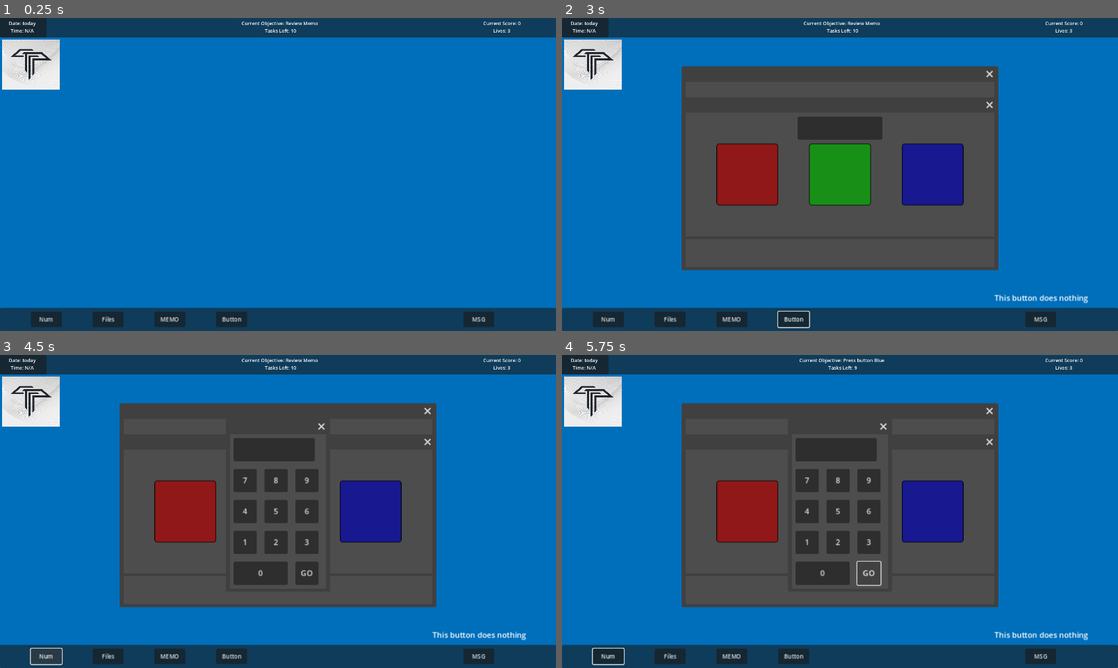
Above: before the commit, frames 1-4 (two rows, left to right).
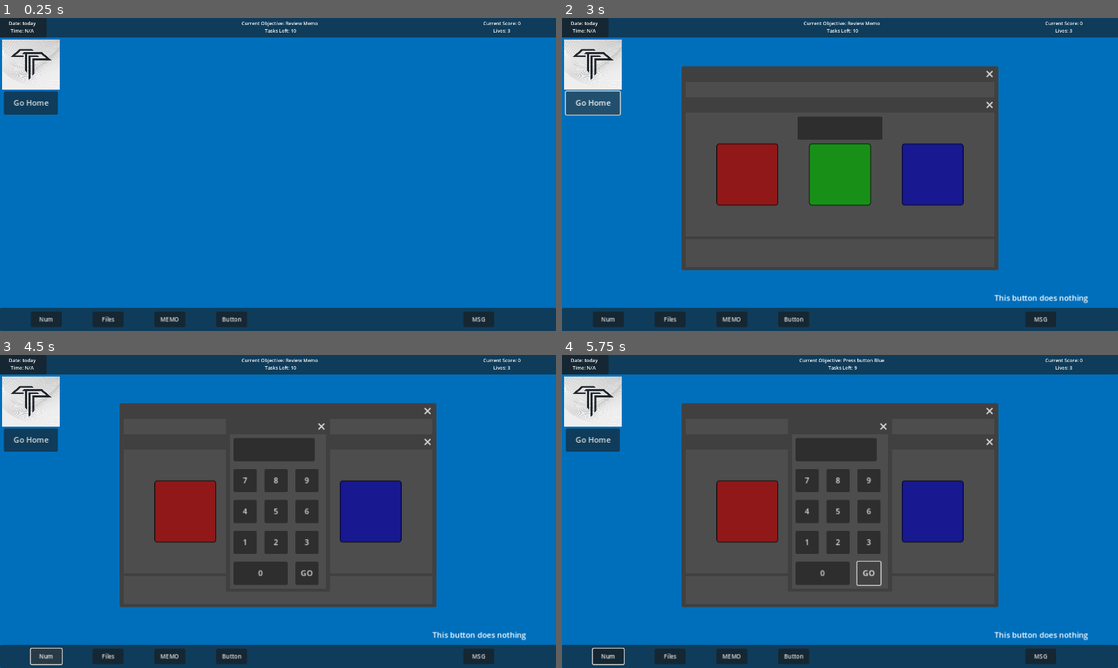
Above: after the commit, the same moments.

Repository: andrewpressman/Operation-OS
Game: Godot game, scene res://Work/WorkDesktop.tscn
Same seed, same stepped clock (60 frames per second), same inputs: the game is played once before the commit and once after it. Before the commit the project starts from res://WorkDesktop.tscn.
Inputs (mouse positions are in pixels of both pictures, inside the frame that each line leads up to):
- Up to frame 1 (0.25 s): no input
- Up to frame 2 (3 s): click "Files" at 0.5 s; click "MSG" at 1.25 s; click "Button" at 2 s; click (595, 102) at 2.75 s, where only the run after the commit has a clickable "Go Home"
- Up to frame 3 (4.5 s): click (33, 439) at 3.5 s, where only the run after the commit has a clickable "Go Home"; click "Num" at 4.25 s
- Up to frame 4 (5.75 s): click "GO" at 5 s

The runs differ from the first frame. In frame 1, 0.7% of the frame differs, in the area x 0-11%, y 23-31%; in frame 2, 0.9%, in the area x 0-45%, y 23-100%; in frame 3, 0.7%; in frame 4, 0.7%.

Commit message:
Outlined Home screen layout
started work on secondary gameplay loop
reorganized file names and locations for ease of use

Diff:
--- /dev/null
+++ b/Home/HomeController.gd
@@ -0,0 +1,17 @@
+extends Node2D
+
+
+# Called when the node enters the scene tree for the first time.
+func _ready() -> void:
+	$Finances.visible = false
+	$Files.visibile = false
+
+
+
+
+
+func FinancesButton():
+	$Finances.visible = !$Finances.visible
+
+func FilesButton():
+	$Files.visible = !$Files.visible
--- /dev/null
+++ b/Home/finances.gd
@@ -0,0 +1,6 @@
+extends Panel
+
+
+# Called when the node enters the scene tree for the first time.
+func _ready() -> void:
+	pass # Replace with function body.
--- a/HomeDesktop.tscn
+++ /dev/null
@@ -1,92 +0,0 @@
-[gd_scene load_steps=2 format=3 uid="uid://b7ona7h1qsp11"]
-
-[ext_resource type="Texture2D" uid="uid://c7ecxux7xtje8" path="res://Assets/Images/TempTorrN.jpg" id="1_p2b6y"]
-
-[node name="Node2D" type="Node2D"]
-
-[node name="Background" type="ColorRect" parent="."]
-offset_right = 1152.0
-offset_bottom = 648.0
-color = Color(0, 0.435294, 0.733333, 1)
-
-[node name="Taskbar" type="Panel" parent="."]
-offset_top = 600.0
-offset_right = 1152.0
-offset_bottom = 648.0
-
-[node name="UnlockedFiles" type="Button" parent="Taskbar"]
-layout_mode = 0
-offset_left = 64.0
-offset_top = 8.0
-offset_right = 128.0
-offset_bottom = 40.0
-theme_override_font_sizes/font_size = 12
-text = "Files"
-
-[node name="Finances" type="Button" parent="Taskbar"]
-layout_mode = 0
-offset_left = 192.0
-offset_top = 8.0
-offset_right = 256.0
-offset_bottom = 40.0
-rotation = 0.00132338
-theme_override_font_sizes/font_size = 12
-text = "Finances"
-
-[node name="Messenger" type="Button" parent="Taskbar"]
-visible = false
-layout_mode = 0
-offset_left = 960.0
-offset_top = 8.0
-offset_right = 1024.0
-offset_bottom = 40.0
-theme_override_font_sizes/font_size = 12
-text = "MSG"
-
-[node name="Header" type="Panel" parent="."]
-offset_right = 2304.0
-offset_bottom = 80.0
-scale = Vector2(0.5, 0.5)
-
-[node name="Clock" type="Panel" parent="Header"]
-layout_mode = 0
-offset_right = 192.0
-offset_bottom = 80.0
-
-[node name="Label" type="Label" parent="Header/Clock"]
-layout_mode = 0
-offset_top = 8.0
-offset_right = 184.0
-offset_bottom = 67.0
-theme_override_font_sizes/font_size = 20
-text = "Date: today
-Time: N/A"
-horizontal_alignment = 1
-vertical_alignment = 1
-
-[node name="ObjectiveText" type="Label" parent="Header"]
-layout_mode = 0
-offset_left = 784.0
-offset_top = 8.0
-offset_right = 1536.0
-offset_bottom = 56.0
-theme_override_font_sizes/font_size = 20
-text = "Current Objetive:"
-horizontal_alignment = 1
-vertical_alignment = 1
-
-[node name="Score" type="Label" parent="Header"]
-layout_mode = 0
-offset_left = 2000.0
-offset_top = 8.0
-offset_right = 2160.0
-offset_bottom = 56.0
-theme_override_font_sizes/font_size = 20
-text = "Score:"
-horizontal_alignment = 1
-vertical_alignment = 1
-
-[node name="Logo" type="Sprite2D" parent="."]
-position = Vector2(64, 96)
-scale = Vector2(0.3, 0.26)
-texture = ExtResource("1_p2b6y")
--- /dev/null
+++ b/Work/HomeDesktop.tscn
@@ -0,0 +1,214 @@
+[gd_scene load_steps=4 format=3 uid="uid://b7ona7h1qsp11"]
+
+[ext_resource type="Script" path="res://Home/HomeController.gd" id="1_ajhhb"]
+[ext_resource type="Texture2D" uid="uid://c7ecxux7xtje8" path="res://Assets/Images/TempTorrN.jpg" id="2_jwsf8"]
+[ext_resource type="Script" path="res://Home/finances.gd" id="3_g7ciq"]
+
+[node name="HomeScreen" type="Node2D"]
+script = ExtResource("1_ajhhb")
+
+[node name="Background" type="ColorRect" parent="."]
+offset_right = 1152.0
+offset_bottom = 648.0
+color = Color(2.64719e-07, 0.511858, 0.191942, 1)
+metadata/_edit_lock_ = true
+
+[node name="Taskbar" type="Panel" parent="."]
+offset_top = 600.0
+offset_right = 1152.0
+offset_bottom = 648.0
+
+[node name="UnlockedFiles" type="Button" parent="Taskbar"]
+layout_mode = 0
+offset_left = 64.0
+offset_top = 8.0
+offset_right = 128.0
+offset_bottom = 40.0
+theme_override_font_sizes/font_size = 12
+text = "Files"
+
+[node name="Finances" type="Button" parent="Taskbar"]
+layout_mode = 0
+offset_left = 192.0
+offset_top = 8.0
+offset_right = 256.0
+offset_bottom = 40.0
+rotation = 0.00132338
+theme_override_font_sizes/font_size = 12
+text = "Finances"
+
+[node name="Messenger" type="Button" parent="Taskbar"]
+visible = false
+layout_mode = 0
+offset_left = 960.0
+offset_top = 8.0
+offset_right = 1024.0
+offset_bottom = 40.0
+theme_override_font_sizes/font_size = 12
+text = "MSG"
+
+[node name="Button" type="Button" parent="Taskbar"]
+layout_mode = 0
+offset_left = 896.0
+offset_top = 8.0
+offset_right = 1088.0
+offset_bottom = 40.0
+text = "Go to work"
+
+[node name="Header" type="Panel" parent="."]
+offset_right = 2304.0
+offset_bottom = 80.0
+scale = Vector2(0.5, 0.5)
+
+[node name="Clock" type="Panel" parent="Header"]
+layout_mode = 0
+offset_right = 192.0
+offset_bottom = 80.0
+
+[node name="Label" type="Label" parent="Header/Clock"]
+layout_mode = 0
+offset_top = 8.0
+offset_right = 184.0
+offset_bottom = 67.0
+theme_override_font_sizes/font_size = 20
+text = "Date: today
+Time: N/A"
+horizontal_alignment = 1
+vertical_alignment = 1
+
+[node name="ObjectiveText" type="Label" parent="Header"]
+layout_mode = 0
+offset_left = 784.0
+offset_top = 8.0
+offset_right = 1536.0
+offset_bottom = 56.0
+theme_override_font_sizes/font_size = 20
+text = "Current Objetive:"
+horizontal_alignment = 1
+vertical_alignment = 1
+
+[node name="Score" type="Label" parent="Header"]
+layout_mode = 0
+offset_left = 2000.0
+offset_top = 8.0
+offset_right = 2160.0
+offset_bottom = 56.0
+theme_override_font_sizes/font_size = 20
+text = "Score:"
+horizontal_alignment = 1
+vertical_alignment = 1
+
+[node name="Logo" type="Sprite2D" parent="."]
+position = Vector2(38.5153, 71.4592)
+rotation = 3.14159
+scale = Vector2(0.172577, 0.137296)
+texture = ExtResource("2_jwsf8")
+
+[node name="Finances" type="Panel" parent="."]
+offset_left = 512.0
+offset_top = 64.0
+offset_right = 1088.0
+offset_bottom = 576.0
+script = ExtResource("3_g7ciq")
+metadata/_edit_lock_ = true
+
+[node name="Money" type="Panel" parent="Finances"]
+layout_mode = 0
+offset_left = 16.0
+offset_top = 16.0
+offset_right = 192.0
+offset_bottom = 64.0
+
+[node name="Label" type="Label" parent="Finances/Money"]
+layout_mode = 0
+offset_right = 176.0
+offset_bottom = 48.0
+text = "Current Money: XXX"
+horizontal_alignment = 1
+vertical_alignment = 1
+
+[node name="Stats" type="Panel" parent="Finances"]
+layout_mode = 0
+offset_left = 384.0
+offset_top = 16.0
+offset_right = 552.0
+offset_bottom = 192.0
+
+[node name="Label" type="Label" parent="Finances/Stats"]
+layout_mode = 0
+offset_left = 40.0
+offset_top = 16.0
+offset_right = 128.0
+offset_bottom = 112.0
+theme_override_font_sizes/font_size = 13
+text = "Health: XX
+
+Hunger: XX
+
+Security: XX
+
+Debt: XX"
+
+[node name="Bills" type="Panel" parent="Finances"]
+layout_mode = 0
+offset_left = 64.0
+offset_top = 128.0
+offset_right = 352.0
+offset_bottom = 448.0
+
+[node name="CheckBox" type="CheckBox" parent="Finances/Bills"]
+layout_mode = 0
+offset_left = 32.0
+offset_top = 40.0
+offset_right = 139.0
+offset_bottom = 71.0
+text = " Rent: XXX"
+
+[node name="CheckBox2" type="CheckBox" parent="Finances/Bills"]
+layout_mode = 0
+offset_left = 32.0
+offset_top = 80.0
+offset_right = 141.0
+offset_bottom = 111.0
+text = " Food: XXX"
+
+[node name="CheckBox3" type="CheckBox" parent="Finances/Bills"]
+layout_mode = 0
+offset_left = 32.0
+offset_top = 120.0
+offset_right = 145.0
+offset_bottom = 151.0
+text = " Meds: XXX"
+
+[node name="CheckBox4" type="CheckBox" parent="Finances/Bills"]
+layout_mode = 0
+offset_left = 32.0
+offset_top = 160.0
+offset_right = 165.0
+offset_bottom = 191.0
+text = " Security: XXX"
+
+[node name="Label" type="Label" parent="Finances/Bills"]
+layout_mode = 0
+offset_left = 32.0
+offset_top = 264.0
+offset_right = 165.0
+offset_bottom = 287.0
+text = "Amount Due: xxx"
+
+[node name="Pay" type="Button" parent="Finances"]
+layout_mode = 0
+offset_left = 384.0
+offset_top = 384.0
+offset_right = 512.0
+offset_bottom = 448.0
+text = "Pay bills"
+
+[node name="Files" type="Panel" parent="."]
+offset_left = 80.0
+offset_top = 64.0
+offset_right = 448.0
+offset_bottom = 576.0
+
+[connection signal="pressed" from="Taskbar/UnlockedFiles" to="." method="FilesButton"]
+[connection signal="pressed" from="Taskbar/Finances" to="." method="FinancesButton"]
--- a/WorkDesktop.tscn
+++ b/Work/WorkDesktop.tscn
@@ -1,6 +1,6 @@
 [gd_scene load_steps=3 format=3 uid="uid://c7orqndgslsdv"]
 
-[ext_resource type="Script" path="res://DesktopController.gd" id="1_efasj"]
+[ext_resource type="Script" path="res://Work/WorkController.gd" id="1_efasj"]
 [ext_resource type="Texture2D" uid="uid://c7ecxux7xtje8" path="res://Assets/Images/TempTorrN.jpg" id="2_i3hxq"]
 
 [node name="WorkScreen" type="Node2D"]
@@ -140,9 +140,15 @@
 offset_bottom = 591.0
 text = "This button does nothing"
 
+[node name="Button" type="Button" parent="."]
+offset_left = 8.0
+offset_top = 152.0
+offset_right = 120.0
+offset_bottom = 200.0
+text = "Go Home"
+
 [connection signal="pressed" from="Taskbar/NumberPad" to="." method="DisplayNumpad"]
 [connection signal="pressed" from="Taskbar/FileManager" to="." method="DisplayFileManager"]
 [connection signal="pressed" from="Taskbar/Messenger" to="." method="DisplayMessages"]
 [connection signal="pressed" from="Taskbar/Requests" to="." method="DisplayRequest"]
 [connection signal="pressed" from="Taskbar/Buttons" to="." method="DisplayButtons"]
-[connection signal="timeout" from="Timer" to="." method="_on_timer_timeout"]
--- a/global_Variables.gd
+++ b/global_Variables.gd
@@ -1,6 +1,22 @@
 extends Node
 
+#Work variables
 var Score : int
 var CurrentObj : int
 var Lives : int
 var Tasks : int
+
+#Home variables
+var Money: int
+
+var RentPrice: int
+var RentIncrease: int
+
+var FoodPrice: int
+var FoodIncrease : int
+
+var MedsPrice: int
+var MedsIncrease: int
+
+var SecuriyPrice : int
+var SecurityIncrease: int
--- a/project.godot
+++ b/project.godot
@@ -11,7 +11,7 @@
 [application]
 
 config/name="OperationOS"
-run/main_scene="res://WorkDesktop.tscn"
+run/main_scene="res://Work/WorkDesktop.tscn"
 config/features=PackedStringArray("4.3", "Forward Plus")
 config/icon="res://icon.svg"
 
Renamed: DesktopController.gd -> Work/WorkController.gd
Not shown, added: export_presets.cfg
